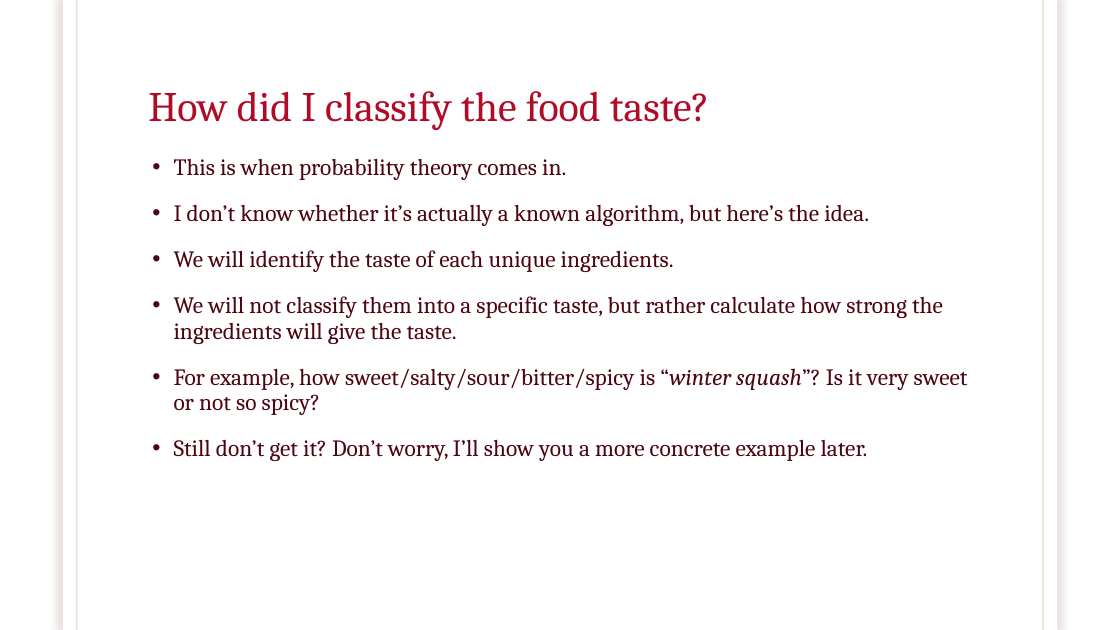
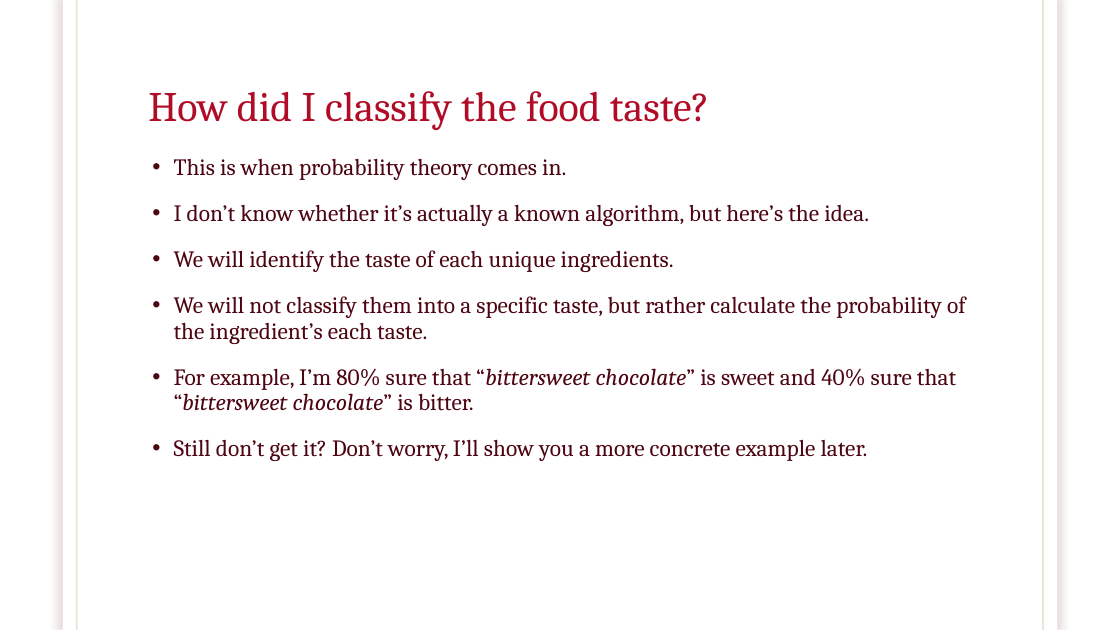
Before and after one commit to Rangga1708/Food-Recommender, a slide deck: slide 24 of Food Recommender Based on Taste.pptx. Drawn at 1120x630 pixels with LibreOffice and Linux fonts; fonts in the diff are those of the drawing; background and template pictures are left out. Boxes give left, top, right and bottom in pixels: in the first picture for what was removed or moved away, otherwise in the second. Text is boxed around its words. In the diff, an @@ line names an element or a change of style, - is before the commit and + after.

```diff
--- a/Food Recommender Based on Taste.pptx
+++ b/Food Recommender Based on Taste.pptx
@@ text at (174, 296, 966, 411): text changed @@
-• We will not classify them into a specific taste, but rather calculate how strong the ingredients will give the taste.
-• For example, how sweet/salty/sour/bitter/spicy is “winter squash”? Is it very sweet or not so spicy?
+• We will not classify them into a specific taste, but rather calculate the probability of the ingredient’s each taste.
+• For example, I’m 80% sure that “bittersweet chocolate” is sweet and 40% sure that “bittersweet chocolate” is bitter.
```
Also in this commit, not shown: 17 other slides changed, 6 slides added, 1 slide removed.
